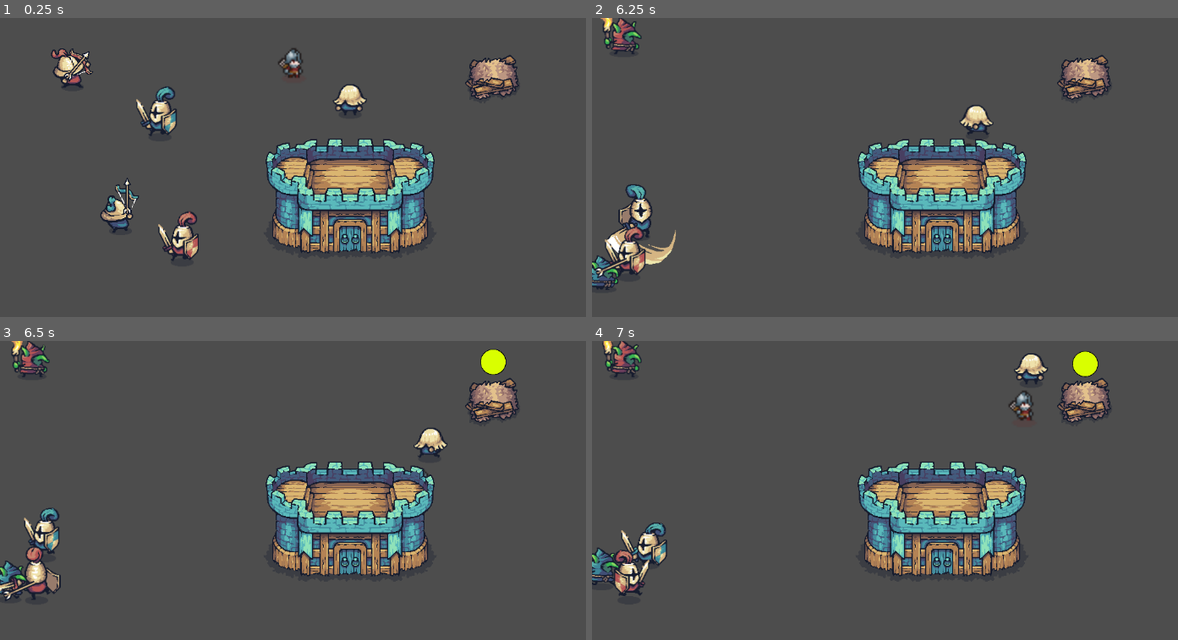
Above: before the commit, frames 1-4 (two rows, left to right).
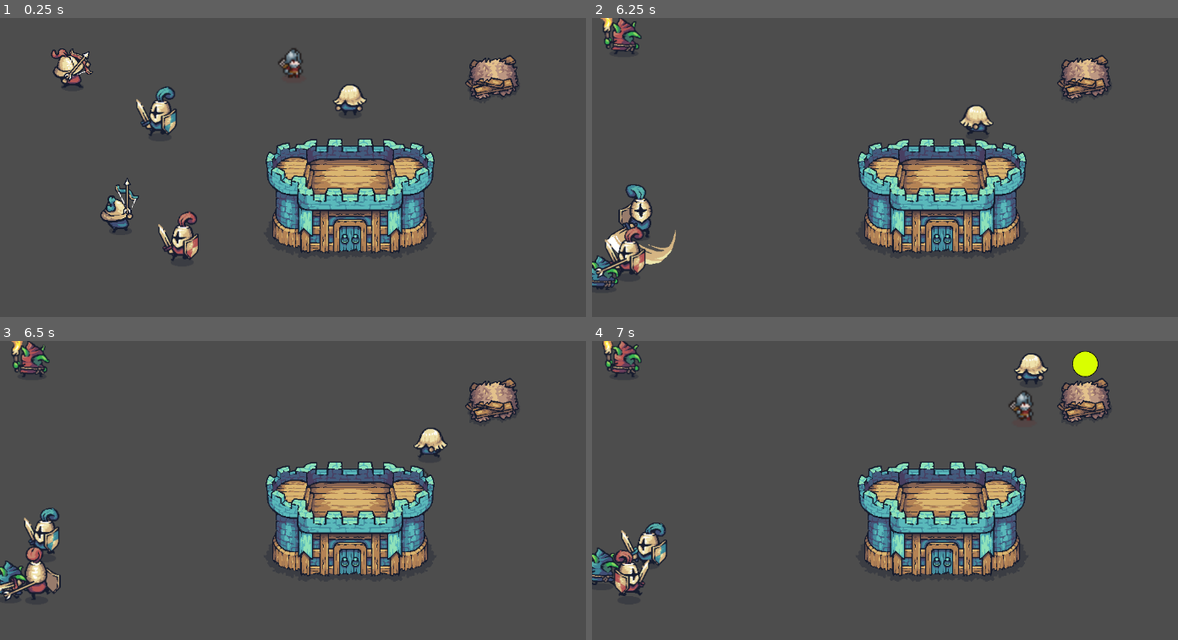
Above: after the commit, the same moments.

Repository: achotai2/battle-game-2D-proto
Game: Godot game, scene res://Scenes/main.tscn
Two runs of this game, one before a commit and one after it. Both use one fixed random seed, a clock stepped at 60 frames per second and the inputs below.
Inputs (mouse positions are in pixels of both pictures, inside the frame that each line leads up to):
- Up to frame 1 (0.25 s): no input
- Up to frame 2 (6.25 s): move the mouse to (1078, 188) at 0.52 s; hold Right (move_right) 0.53-1.28 s; tap Space (interact) at 0.6, 1.55, 2.3, 2.85, 3.6, 4.55, 5.3, 5.85 s; move the mouse to (797, 227) at 1.27 s; hold S (move_down) 1.28-2.03 s; tap Ctrl (attack) at 1.35, 4.35 s; move the mouse to (996, 125) at 2.02 s; hold Right (move_right) 2.03-2.78 s; click (996, 125) at 2.1 s; move the mouse to (896, 284) at 2.77 s; hold W (move_up) 2.78-3.53 s; move the mouse to (1131, 263) at 3.52 s; hold A (move_left) 3.53-5.03 s; move the mouse to (726, 149) at 4.27 s; move the mouse to (961, 206) at 5.02 s; hold S (move_down) 5.03-5.78 s; click (961, 206) at 5.1 s; move the mouse to (826, 113) at 5.77 s; hold Right (move_right) from 5.78 s (still down)
- Up to frame 3 (6.5 s): keep holding Right (move_right)
- Up to frame 4 (7 s): move the mouse to (1078, 511) at 6.52 s; release Right (move_right) at 6.53 s; hold W (move_up) from 6.53 s (still down); tap Space (interact) at 6.6 s

Frames 1-2 are identical in both runs. In frame 3, 0.3% of the frame differs, in the area x 81-87%, y 2-12%; in frame 4, nothing differs.

Commit message:
Throttle interactor target refresh

Diff:
--- a/Scripts/PlayerInteractor.gd
+++ b/Scripts/PlayerInteractor.gd
@@ -17,7 +17,9 @@
 var _current_target: Interactable = null
 var _prompt: InteractPrompt = null
 var _interaction_timer: Timer
+var _target_refresh_timer: Timer
 var _is_interacting: bool = false
+var _target_refresh_interval: float = 0.1
 
 
 func _ready() -> void:
@@ -26,6 +28,12 @@
 	_interaction_timer.timeout.connect(_on_interaction_timeout)
 	add_child(_interaction_timer)
 
+	_target_refresh_timer = Timer.new()
+	_target_refresh_timer.wait_time = _target_refresh_interval
+	_target_refresh_timer.autostart = true
+	_target_refresh_timer.timeout.connect(_refresh_target)
+	add_child(_target_refresh_timer)
+
 	if sensor == null:
 		sensor = get_node_or_null("Sensor") as Area2D
 	if sensor == null:
@@ -39,14 +47,6 @@
 
 
 func _process(_delta: float) -> void:
-	if _is_interacting:
-		_update_prompt()
-		return	# Don't allow selecting new target if interacting.
-
-	# Select new best target.
-	var best := _select_best_target()
-	if best != _current_target:
-		_set_target(best)
 	_update_prompt()
 
 
@@ -180,10 +180,21 @@
 			_current_target.suspend_interact(owner_node)
 			_interaction_timer.stop()
 			interaction_suspended.emit(_current_target)
+	_refresh_target()
 
 
 func _on_interaction_timeout() -> void:
 	_finish_interaction()
+
+
+func _refresh_target() -> void:
+	if _is_interacting:
+		return
+
+	# Select new best target.
+	var best := _select_best_target()
+	if best != _current_target:
+		_set_target(best)
 
 
 func _on_area_entered(area: Area2D) -> void:
